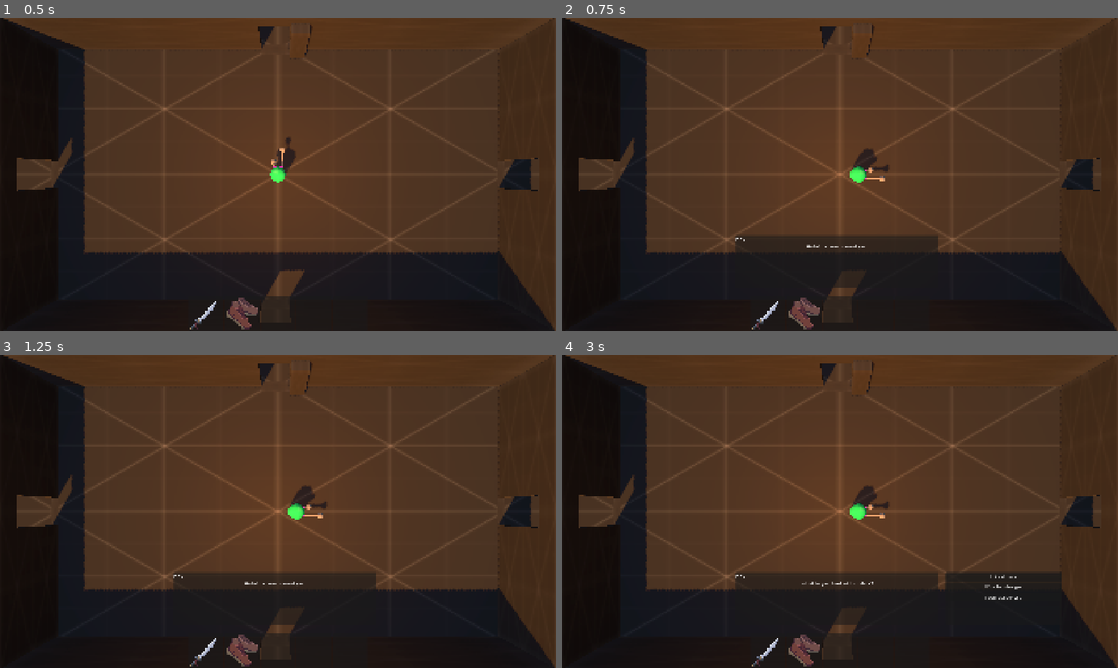
Above: before the commit, frames 1-4 (two rows, left to right).
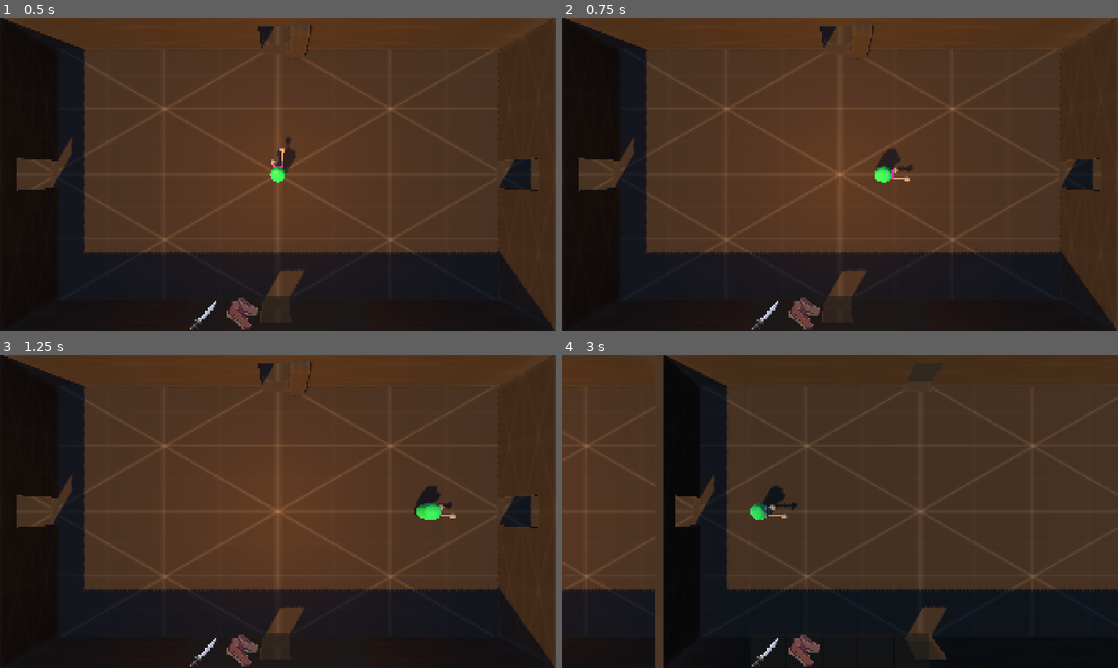
Above: after the commit, the same moments.

Repository: panable/brackeysjam-2026.2
Game: Godot game, scene res://game.tscn
Same seed, same stepped clock (60 frames per second), same inputs: the game is played once before the commit and once after it.
Inputs (mouse positions are in pixels of both pictures, inside the frame that each line leads up to):
- Up to frame 1 (0.5 s): no input
- Up to frame 2 (0.75 s): tap Enter at 0.5 s; move the mouse to (962, 158) at 0.52 s; hold D (move_right) from 0.53 s (still down); tap E (interact) at 0.6 s; click (962, 158) at 0.67 s
- Up to frame 3 (1.25 s): keep holding D (move_right)
- Up to frame 4 (3 s): release D (move_right) at 1.25 s; drag from (728, 527) to (812, 574) at 1.27 s; tap Space (attack) at 2 s; move the mouse to (895, 442) at 2.02 s; hold D (move_right) 2.03-2.75 s; tap E (interact) at 2.1 s; drag from (812, 574) to (673, 464) at 2.77 s

Frame 1 is identical in both runs. In frame 2, 2.8% of the frame differs, in the area x 31-68%, y 41-87%; in frame 3, 2.9%; in frame 4, 28%, in the area x 0-100%, y 0-100%.

Commit message:
add head tracking

Diff:
--- a/Scenes/Characters/BaseNPC.tscn
+++ b/Scenes/Characters/BaseNPC.tscn
@@ -2,8 +2,8 @@
 
 [ext_resource type="Script" uid="uid://immteh5qxycv" path="res://Scripts/NPC.gd" id="1_acqhf"]
 
-[sub_resource type="SphereShape3D" id="SphereShape3D_xxsvc"]
-radius = 2.0
+[sub_resource type="CylinderShape3D" id="CylinderShape3D_l0q8h"]
+radius = 3.297
 
 [node name="NPC" type="Node3D" unique_id=1288896559]
 script = ExtResource("1_acqhf")
@@ -12,8 +12,9 @@
 
 [node name="ModelRoot" type="Node3D" parent="." unique_id=2030884967]
 
-[node name="InteractionArea" type="Area3D" parent="." unique_id=946692661]
+[node name="Area3D" type="Area3D" parent="." unique_id=516356364]
 collision_mask = 4
 
-[node name="CollisionShape3D" type="CollisionShape3D" parent="InteractionArea" unique_id=1626623264]
-shape = SubResource("SphereShape3D_xxsvc")
+[node name="CollisionShape3D" type="CollisionShape3D" parent="Area3D" unique_id=377420007]
+transform = Transform3D(1, 0, 0, 0, 1, 0, 0, 0, 1, 0, 1, 3)
+shape = SubResource("CylinderShape3D_l0q8h")
--- /dev/null
+++ b/Scenes/Characters/Roger_c.tscn
@@ -0,0 +1,8 @@
+[gd_scene format=3 uid="uid://bpnionfeo78xx"]
+
+[ext_resource type="PackedScene" uid="uid://clxdl8sdql4ld" path="res://Scenes/Characters/BaseNPC.tscn" id="1_cf7du"]
+[ext_resource type="PackedScene" uid="uid://dc2ue6krrf5bh" path="res://Scenes/Characters/roger.tscn" id="2_rnxu4"]
+
+[node name="NPC" unique_id=1288896559 instance=ExtResource("1_cf7du")]
+
+[node name="Roger2" parent="ModelRoot" parent_id_path=PackedInt32Array(2030884967) index="0" unique_id=746644632 instance=ExtResource("2_rnxu4")]
--- a/Scenes/Characters/Shopkeeper.tscn
+++ /dev/null
@@ -1,13 +0,0 @@
-[gd_scene format=3 uid="uid://ct61mvif61dj6"]
-
-[ext_resource type="PackedScene" uid="uid://clxdl8sdql4ld" path="res://Scenes/Characters/BaseNPC.tscn" id="1_nw865"]
-[ext_resource type="PackedScene" uid="uid://31j33hclun3o" path="res://Models/Characters/Roger.glb" id="2_o0s4g"]
-
-[node name="NPC" unique_id=1288896559 instance=ExtResource("1_nw865")]
-npc_name = "Roger"
-
-[node name="Roger2" parent="ModelRoot" parent_id_path=PackedInt32Array(2030884967) index="0" unique_id=1002726421 instance=ExtResource("2_o0s4g")]
-transform = Transform3D(0.5, 0, 0, 0, 0.5, 0, 0, 0, 0.5, 0, 0, 0)
-
-[node name="InteractionArea" parent="." index="1" unique_id=946692661]
-transform = Transform3D(1, 0, 0, 0, 1, 0, 0, 0, 1, 0, 0.85178506, 0)
--- a/Scenes/Characters/roger.tscn
+++ b/Scenes/Characters/roger.tscn
@@ -9,15 +9,13 @@
 
 [sub_resource type="BoxShape3D" id="BoxShape3D_jw7ag"]
 
-[sub_resource type="CylinderShape3D" id="CylinderShape3D_jw7ag"]
-
 [node name="Roger2" unique_id=746644632 instance=ExtResource("1_p0gp4")]
 transform = Transform3D(0.7, 0, 0, 0, 0.7, 0, 0, 0, 0.7, 0, 0, 0)
 
-[node name="Skeleton3D" parent="Roger/Armature" parent_id_path=PackedInt32Array(1063130909) index="0" unique_id=2073231056]
+[node name="Skeleton3D" parent="Roger/Armature" parent_id_path=PackedInt32Array(1785514209) index="0" unique_id=1119759989]
 bones/1/rotation = Quaternion(0.24053796, -1.2959586e-16, -1.4204885e-16, 0.97063977)
 
-[node name="Sphere_002" parent="Roger/Armature/Skeleton3D" index="1" unique_id=270993668]
+[node name="Sphere_002" parent="Roger/Armature/Skeleton3D" index="1" unique_id=731633544]
 surface_material_override/0 = ExtResource("2_1c06c")
 surface_material_override/1 = ExtResource("3_5l56h")
 surface_material_override/2 = ExtResource("3_cvwl2")
@@ -29,10 +27,3 @@
 [node name="CollisionShape3D" type="CollisionShape3D" parent="StaticBody3D" index="0" unique_id=1697163033]
 transform = Transform3D(2.6, 0, 0, 0, 4.6800003, 0, 0, 0, 4.62, 0, 2.335375, -0.45780993)
 shape = SubResource("BoxShape3D_jw7ag")
-
-[node name="Area3D" type="Area3D" parent="." index="3" unique_id=989939402]
-transform = Transform3D(16.38, 0, 0, 0, 1, 0, 0, 0, 1, 0, 0, 0)
-
-[node name="CollisionShape3D" type="CollisionShape3D" parent="Area3D" index="0" unique_id=198446148]
-transform = Transform3D(0.5131465, 0, 0, 0, 1, 0, 0, 0, 8.19983, 0, 1, 3)
-shape = SubResource("CylinderShape3D_jw7ag")
--- a/Scripts/NPC.gd
+++ b/Scripts/NPC.gd
@@ -3,17 +3,28 @@
 @export var npc_name: String = "NPC"
 @export_file("*.json") var dialogue_path: String
 @export var entry_name: String
-@onready var interaction_area: Area3D = $InteractionArea
-@onready var dialogue: Control = $"../DialogueUI"
 @export var rotation_speed: float = 5.0
 
+
+@onready var interaction_area: Area3D = $Area3D
+@onready var dialogue: Control = $"../DialogueUI"
+
+
+var skeleton: Skeleton3D
 var in_range := false
 var _data: Dictionary = {}
 var player: Node3D = null
 var is_talking := false
+var head_bone: int = -1
 
 func _ready() -> void:
 	_load_dialogue()
+	skeleton = _find_skeleton($ModelRoot)
+
+	if skeleton:
+		head_bone = skeleton.find_bone("Head")
+	else:
+		print("No Skeleton3D found")
 
 	interaction_area.body_entered.connect(_enter_range)
 	interaction_area.body_exited.connect(_exit_range)
@@ -52,8 +63,6 @@
 	dialogue.start(_data, entry_name)
 
 
-# NPC Range (CollisionShape3D [Range: 2.0m])
-
 # Check if player has entered range
 func _enter_range(body: Node3D) -> void:
 	in_range = true
@@ -73,11 +82,38 @@
 		player.can_move = true
 		is_talking = false
 
-func _track_player(delta: float) -> void:
-	var target_position := player.global_position
-	target_position.y = global_position.y
-	var direction := target_position - global_position
+func _track_player(_delta: float) -> void:
+	if player == null:
+		return
+
+	if skeleton == null:
+		return
+
+	if head_bone == -1:
+		return
+
+	var head_pose: Transform3D = skeleton.get_bone_global_pose(head_bone)
+	var player_local_position: Vector3 = skeleton.to_local(player.global_position)
+	var direction: Vector3 = player_local_position - head_pose.origin
+
 	if direction.length_squared() == 0:
 		return
-	var target_rotation := atan2(direction.x, direction.z)
-	rotation.y = lerp_angle(rotation.y,target_rotation,rotation_speed * delta)
+	var target_basis: Basis = Basis.looking_at(direction.normalized(),Vector3.UP)
+
+	# Correction on X Axis (Tilt Down slightly)
+	target_basis = target_basis.rotated(Vector3.LEFT,deg_to_rad(30.0))
+	# Correction on Y Axis (Head is Inverted XD)
+	target_basis = target_basis.rotated(Vector3.UP,deg_to_rad(180.0))
+
+	head_pose.basis = target_basis
+	skeleton.set_bone_global_pose_override(head_bone,head_pose,1.0,true)
+
+	## TEMP SLOP TO FIND SKELETON
+func _find_skeleton(node: Node) -> Skeleton3D:
+	if node is Skeleton3D:
+		return node
+	for child in node.get_children():
+		var result := _find_skeleton(child)
+		if result:
+			return result
+	return null
--- a/game.tscn
+++ b/game.tscn
@@ -7,7 +7,8 @@
 [ext_resource type="Script" uid="uid://bxpodlqif1ghn" path="res://camera_3d.gd" id="5_j5wjh"]
 [ext_resource type="Texture2D" uid="uid://c7oyhejvt7mk8" path="res://kenney_prototype-textures/PNG/Dark/texture_04.png" id="6_vef74"]
 [ext_resource type="PackedScene" uid="uid://dgvew44vrd1d1" path="res://Scenes/UI/DialogueUI.tscn" id="8_j5wjh"]
-[ext_resource type="PackedScene" uid="uid://clxdl8sdql4ld" path="res://Scenes/Characters/BaseNPC.tscn" id="8_vef74"]
+[ext_resource type="PackedScene" uid="uid://bpnionfeo78xx" path="res://Scenes/Characters/Roger_c.tscn" id="8_vef74"]
+[ext_resource type="PackedScene" uid="uid://dc2ue6krrf5bh" path="res://Scenes/Characters/roger.tscn" id="9_vef74"]
 
 [sub_resource type="StandardMaterial3D" id="StandardMaterial3D_hve3p"]
 albedo_texture = ExtResource("3_ryrav")
@@ -330,3 +331,7 @@
 [node name="DialogueUI" parent="." unique_id=1035567338 instance=ExtResource("8_j5wjh")]
 
 [node name="NPC" parent="." unique_id=1288896559 instance=ExtResource("8_vef74")]
+transform = Transform3D(0.5240593, 0, 0.85168177, 0, 1, 0, -0.85168177, 0, 0.5240593, -42.57576, 0.65069866, -5.1197777)
+
+[node name="Roger2" parent="." unique_id=746644632 instance=ExtResource("9_vef74")]
+transform = Transform3D(0.7, 0, 0, 0, 0.7, 0, 0, 0, 0.7, -29.999191, 0.5519829, -6.446147)
--- a/project.godot
+++ b/project.godot
@@ -21,6 +21,10 @@
 window/size/viewport_height=1080
 window/stretch/mode="canvas_items"
 window/stretch/aspect="expand"
+
+[global_group]
+
+player="Globally Access Player"
 
 [input]
 
